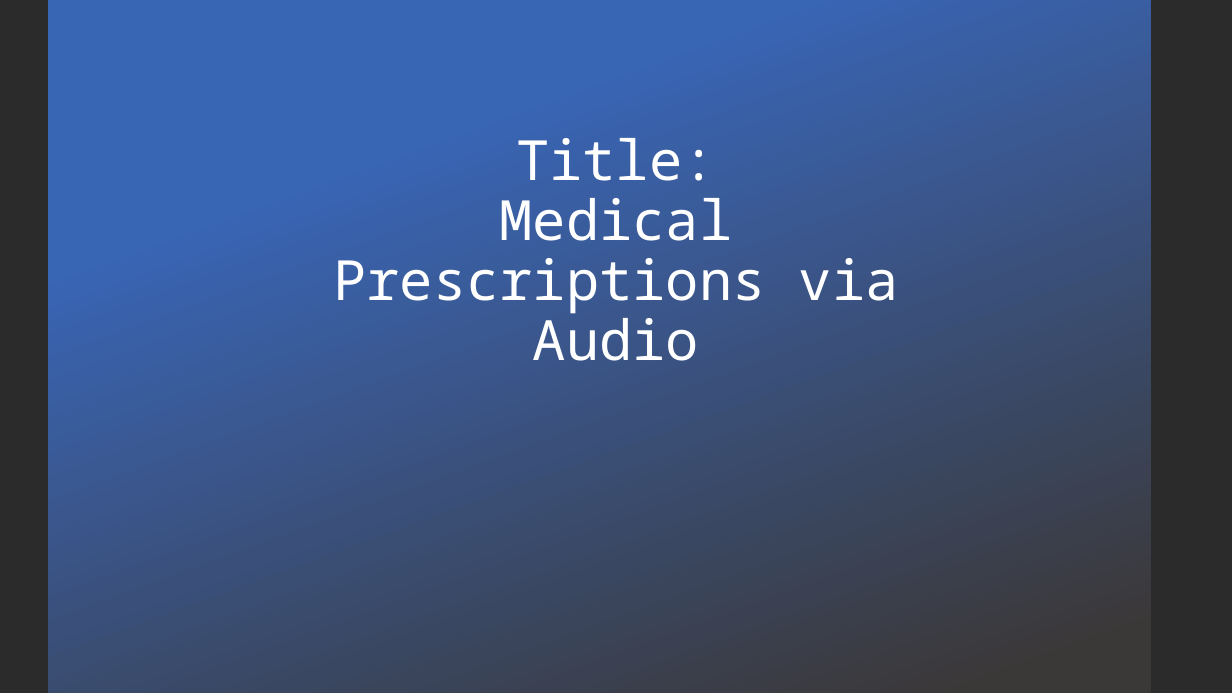
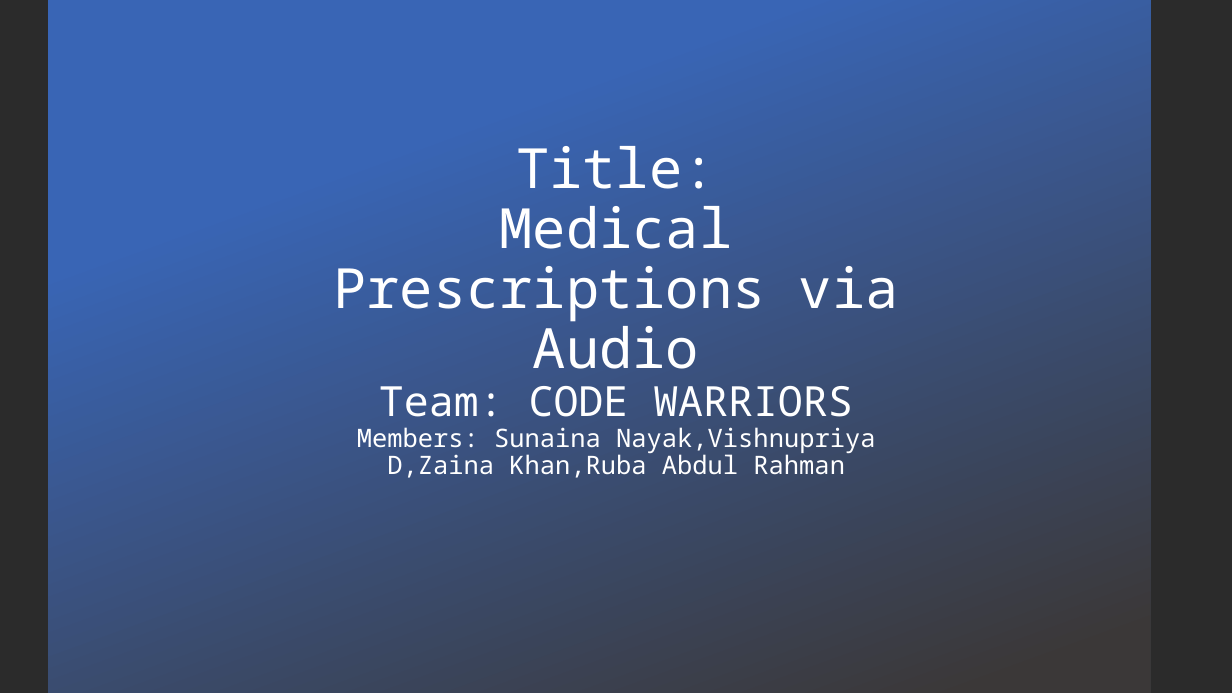
Before and after one commit to ks-institute-technology/CISHack-KSIT, a slide deck: slide 1 of Code Warriors/Idea Submission.pptx. Drawn at 1232x693 pixels with LibreOffice and Linux fonts; fonts in the diff are those of the drawing; background and template pictures are left out; a plain dark background stands for a picture behind light text. Boxes give left, top, right and bottom in pixels: in the first picture for what was removed or moved away, otherwise in the second. Text is boxed around its words. In the diff, an @@ line names an element or a change of style, - is before the commit and + after.

```diff
--- a/Code Warriors/Idea Submission.pptx
+++ b/Code Warriors/Idea Submission.pptx
@@ title at (333, 206, 899, 478): text changed; size 43.2 to 19.8 pt @@
-Title:
-Medical Prescriptions via Audio
+Title:
+Medical Prescriptions via Audio
+Team: CODE WARRIORS
+Members: Sunaina Nayak,Vishnupriya D,Zaina Khan,Ruba Abdul Rahman
```
